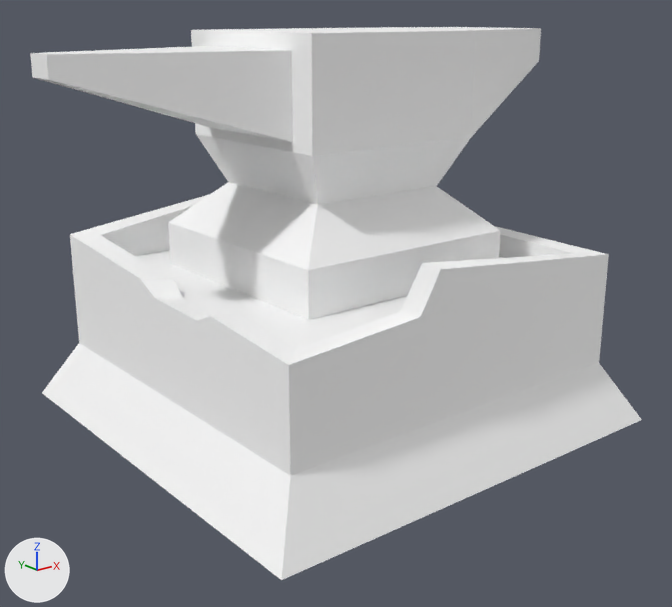
One commit to the glTF model assets/synty/simple_fantasy/models/SF_Prop_Goblin_Anvil.glb: the scene before it, then after it.
The view is the same before and after, from a 50 mm camera at (-0.0197, -0.0261, 0.0145) aimed at (0.0003, -0.0012, 0.0046). Lighting does not change. The marker at lower left points along +X, +Y and +Z.

The first picture shows 'SF_Prop_Goblin_Anvil'.
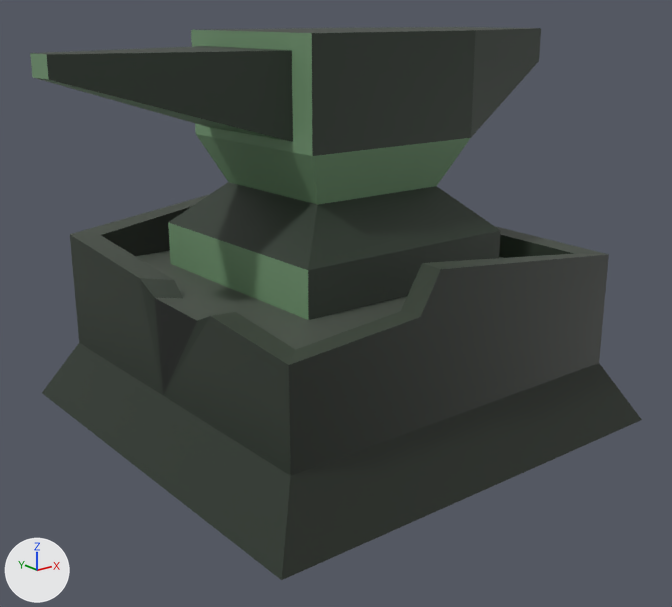
The change, as a diff of the scene's bpy script:
```diff
--- a/assets/synty/simple_fantasy/models/SF_Prop_Goblin_Anvil.glb.py
+++ b/assets/synty/simple_fantasy/models/SF_Prop_Goblin_Anvil.glb.py
@@ img_undead_footman_01 @@
+img_undead_footman_01 = load_image('Undead_Footman_01', '_unpacked/Undead_Footman_01', 512, 512, 'sRGB')
@@ mat_lambert1 @@
 mat_lambert1 = principled_material('lambert1')
-mat_lambert1.base_color = (1.0, 1.0, 1.0)  # white #ffffff
+mat_lambert1.texture = img_undead_footman_01
 mat_lambert1.roughness = 0.553
```

Where the change shows, as pixel boxes (x1, y1, x2, y2) in the pictures (672 x 607 px):
'SF_Prop_Goblin_Anvil', surface changed (white to black)
    both: (30, 27, 642, 580)
